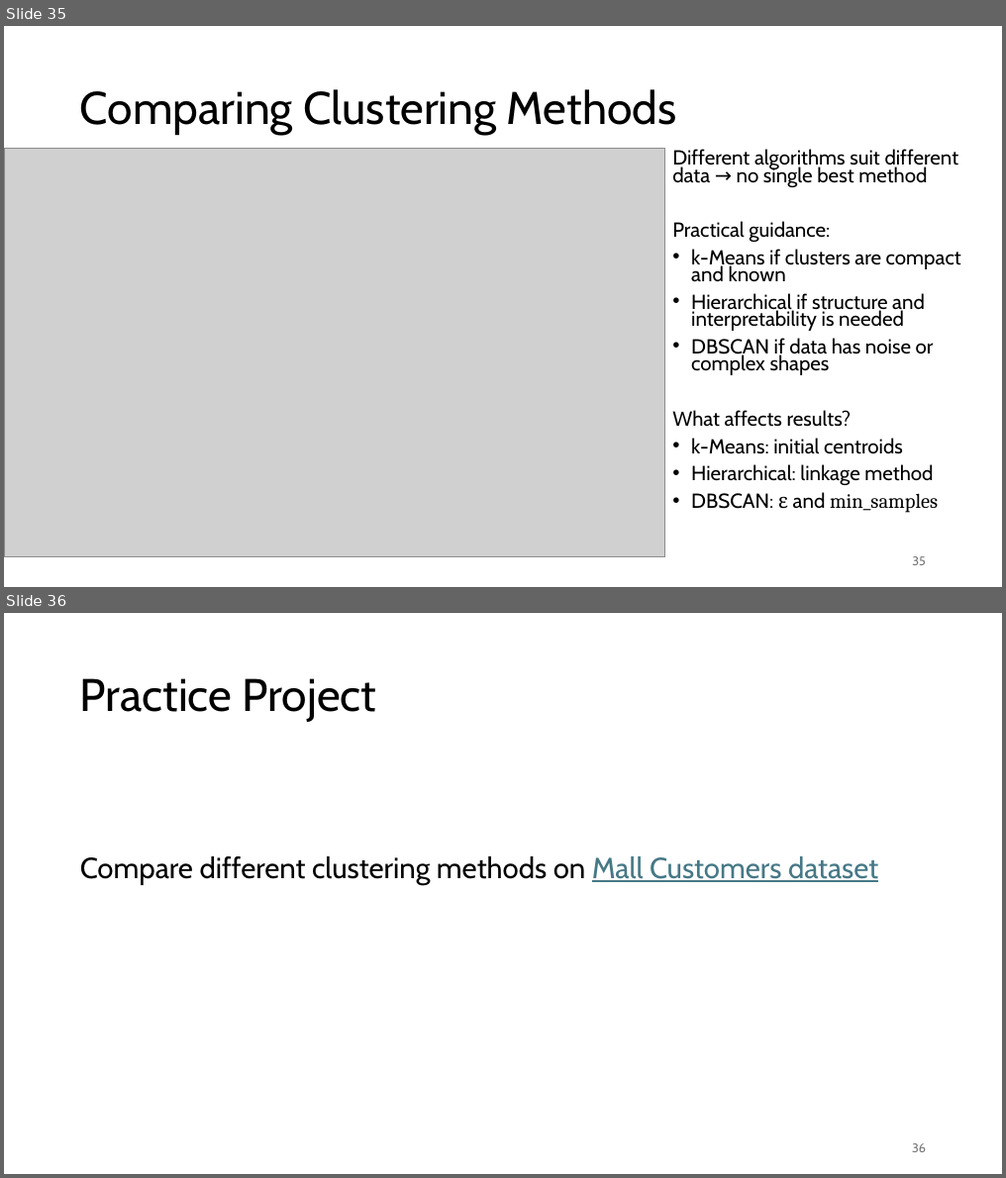
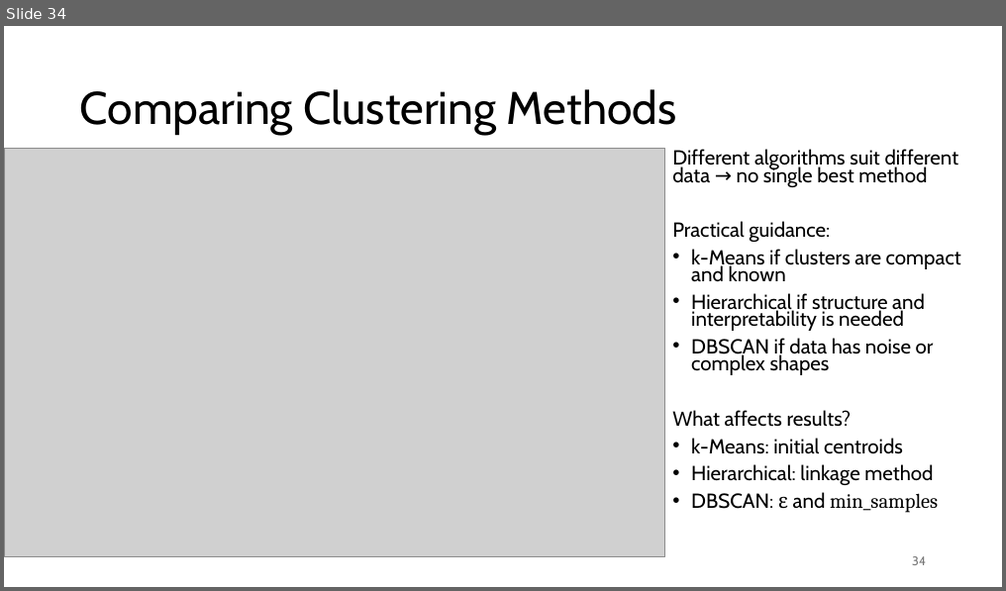
Before and after one commit to FelixWick/data_science, a slide deck: slides/2_clustering.pptx. Shown one above the other, each under a label of ours: slides 35 and 36 before the commit, slide 34 after it. The pictures are 1006x1178 and 1006x591 pixels, drawn with LibreOffice and Linux fonts; fonts in the diff are those of the drawing; grey boxes stand for pictures. Boxes give left, top, right and bottom in pixels: in the first picture for what was removed or moved away, otherwise in the second. Text is boxed around its words. In the diff, an @@ line names an element or a change of style, - is before the commit and + after.

```diff
--- a/slides/2_clustering.pptx
+++ b/slides/2_clustering.pptx
@@ slide 36 removed at (4, 613, 1002, 1174), background #FFFFFF @@
@@ title removed at (80, 678, 377, 722) @@
-Practice Project
@@ text removed at (80, 857, 878, 885) @@
-Compare different clustering methods on Mall Customers dataset
@@ page number removed at (912, 1144, 926, 1153) @@
-36
@@ what was slide 35 is now slide 34 @@
@@ page number at (912, 557, 926, 566): text changed @@
-35
+34
```
Also in this commit, not shown: 1 slide changed, 1 other slide removed, 13 other files.
